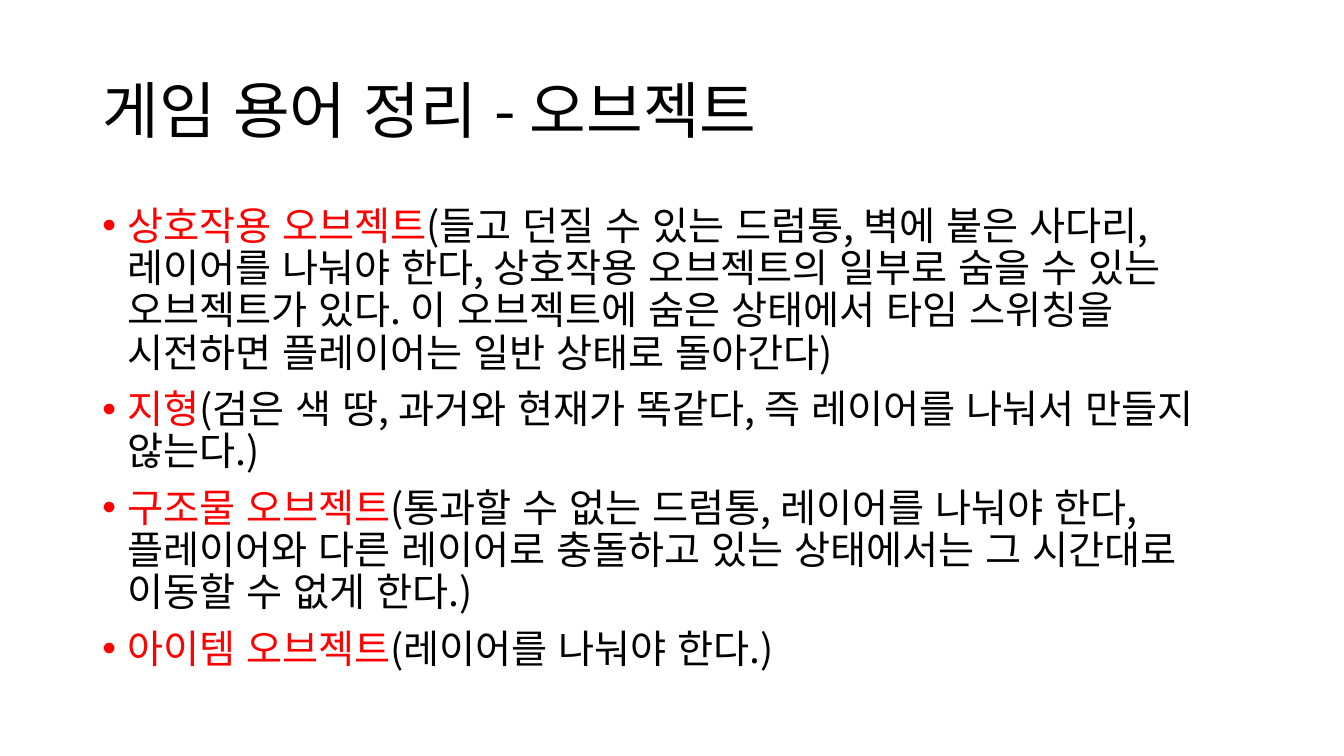
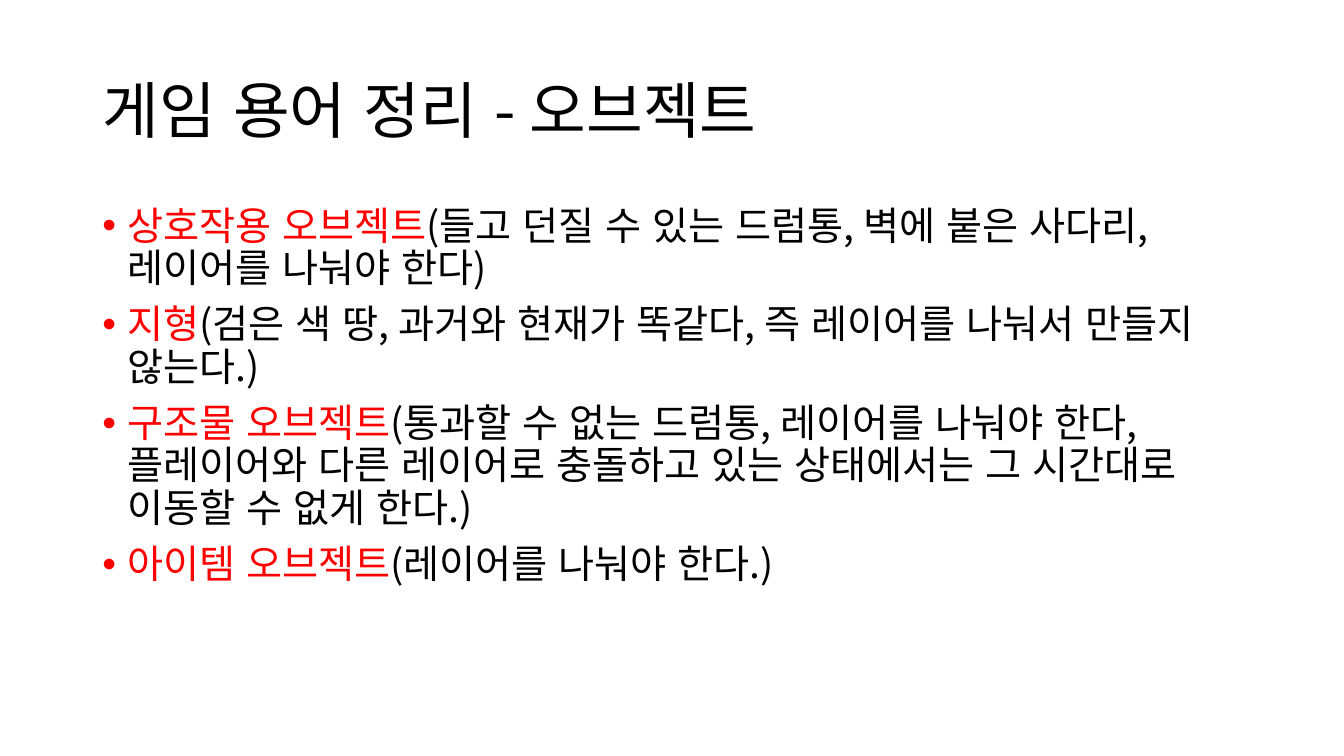
Before and after one commit to JSungMin/MomentFlow05, a slide deck: slide 10 of Documents/기획/시스템기획/게임플레이기획_시스템.pptx. Drawn at 1344x756 pixels with LibreOffice and Linux fonts; fonts in the diff are those of the drawing. Boxes give left, top, right and bottom in pixels: in the first picture for what was removed or moved away, otherwise in the second. Text is boxed around its words. In the diff, an @@ line names an element or a change of style, - is before the commit and + after.

```diff
--- a/Documents/기획/시스템기획/게임플레이기획_시스템.pptx
+++ b/Documents/기획/시스템기획/게임플레이기획_시스템.pptx
@@ text at box(128, 207, 1148, 290): text changed @@
-• 상호작용 오브젝트(들고 던질 수 있는 드럼통, 벽에 붙은 사다리, 레이어를 나눠야 한다, 상호작용 오브젝트의 일부로 숨을 수 있는 오브젝트가 있다. 이 오브젝트에 숨은 상태에서 타임 스위칭을 시전하면 플레이어는 일반 상태로 돌아간다)
+• 상호작용 오브젝트(들고 던질 수 있는 드럼통, 벽에 붙은 사다리, 레이어를 나눠야 한다)
```
Also in this commit, not shown: 2 other slides changed, 15 other files.
